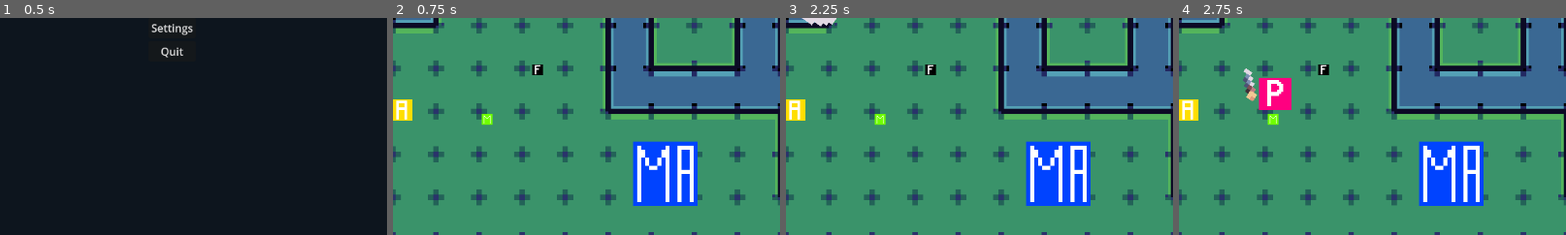
Above: before the commit, frames 1-4 (left to right).
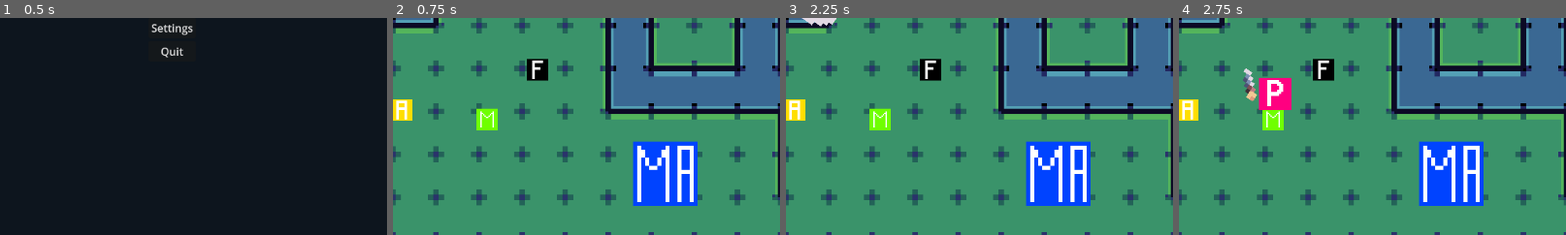
Above: after the commit, the same moments.

Repository: F3rnDev/BrackeysJam2025
Game: Godot game, scene res://Nodes/main_menu.tscn
Two runs of this game, one before a commit and one after it. Both use one fixed random seed, a clock stepped at 60 frames per second and the inputs below.
Inputs (mouse positions are % of the whole screen's width and height, from its top left):
- Up to frame 1 (0.5 s): no input
- Up to frame 2 (0.75 s): click "Play" at 0.5 s
- Up to frame 3 (2.25 s): tap Enter at 1.25 s; move the mouse to (72, 45) at 1.27 s; press the mouse at (72, 45) at 1.28 s; hold D (Right) 1.28-2.03 s; move the mouse to (30, 55) at 2.02 s; release the mouse at (30, 55) at 2.03 s; hold S (Down) from 2.03 s (still down); click (30, 55) at 2.1 s
- Up to frame 4 (2.75 s): keep holding S (Down)
The pictures show only the part of the screen within x 28-78%, y 48-98%; the shares and areas given below are measured in that part.

Frame 1 is identical in both runs. In frame 2, 1.0% of the frame differs, in the area x 21-41%, y 18-52%; in frame 3, 1.0%; in frame 4, 1.0%.

Commit message:
[Reimport] Placeholder ant, fly

Diff:
--- a/Nodes/Enemys/ant.tscn
+++ b/Nodes/Enemys/ant.tscn
@@ -3,7 +3,7 @@
 [ext_resource type="Texture2D" uid="uid://cisst2g178oqn" path="res://Assets/Images/Placeholders/placeholder_ant.png" id="1_ht5vo"]
 
 [sub_resource type="RectangleShape2D" id="RectangleShape2D_p4cfa"]
-size = Vector2(16, 16)
+size = Vector2(32, 32)
 
 [node name="Ant" type="CharacterBody2D"]
 collision_layer = 2
--- a/Nodes/Enemys/fly.tscn
+++ b/Nodes/Enemys/fly.tscn
@@ -3,7 +3,7 @@
 [ext_resource type="Texture2D" uid="uid://d28m77y2c41cq" path="res://Assets/Images/Placeholders/placeholder_fly.png" id="1_tiy8n"]
 
 [sub_resource type="RectangleShape2D" id="RectangleShape2D_6xoox"]
-size = Vector2(16, 16)
+size = Vector2(32, 32)
 
 [node name="Fly" type="CharacterBody2D"]
 collision_layer = 2
--- /dev/null
+++ b/Nodes/level_layout.tscn
@@ -0,0 +1,196 @@
+[gd_scene load_steps=4 format=3 uid="uid://cgtuxa8appj5a"]
+
+[ext_resource type="Texture2D" uid="uid://cewitncnvvtmo" path="res://Assets/Images/Tilemap.png" id="1_rxbj8"]
+
+[sub_resource type="TileSetAtlasSource" id="TileSetAtlasSource_rxbj8"]
+texture = ExtResource("1_rxbj8")
+texture_region_size = Vector2i(64, 64)
+0:0/0 = 0
+0:0/0/terrain_set = 0
+0:0/0/terrain = 0
+0:0/0/terrains_peering_bit/right_side = 0
+0:0/0/terrains_peering_bit/bottom_side = 0
+1:0/0 = 0
+1:0/0/terrain_set = 0
+1:0/0/terrain = 0
+1:0/0/terrains_peering_bit/right_side = 0
+1:0/0/terrains_peering_bit/bottom_side = 0
+1:0/0/terrains_peering_bit/left_side = 0
+2:0/0 = 0
+2:0/0/terrain_set = 0
+2:0/0/terrain = 0
+2:0/0/terrains_peering_bit/bottom_side = 0
+2:0/0/terrains_peering_bit/left_side = 0
+3:0/0 = 0
+3:0/0/terrain_set = 0
+3:0/0/terrain = 0
+3:0/0/terrains_peering_bit/bottom_side = 0
+4:0/0 = 0
+4:0/0/terrain_set = 0
+4:0/0/terrain = 1
+4:0/0/physics_layer_0/polygon_0/points = PackedVector2Array(-32, 32, -32, -32, 32, -32, 32, 32)
+4:0/0/terrains_peering_bit/right_side = 1
+4:0/0/terrains_peering_bit/bottom_side = 1
+5:0/0 = 0
+5:0/0/terrain_set = 0
+5:0/0/terrain = 1
+5:0/0/physics_layer_0/polygon_0/points = PackedVector2Array(-32, 32, -32, -32, 32, -32, 32, 32)
+5:0/0/terrains_peering_bit/right_side = 1
+5:0/0/terrains_peering_bit/bottom_side = 1
+5:0/0/terrains_peering_bit/left_side = 1
+6:0/0 = 0
+6:0/0/terrain_set = 0
+6:0/0/terrain = 1
+6:0/0/physics_layer_0/polygon_0/points = PackedVector2Array(-32, 32, -32, -32, 32, -32, 32, 32)
+6:0/0/terrains_peering_bit/bottom_side = 1
+6:0/0/terrains_peering_bit/left_side = 1
+7:0/0 = 0
+7:0/0/terrain_set = 0
+7:0/0/terrain = 1
+7:0/0/physics_layer_0/polygon_0/points = PackedVector2Array(-32, 32, -32, -32, 32, -32, 32, 32)
+7:0/0/terrains_peering_bit/bottom_side = 1
+0:1/0 = 0
+0:1/0/terrain_set = 0
+0:1/0/terrain = 0
+0:1/0/terrains_peering_bit/right_side = 0
+0:1/0/terrains_peering_bit/bottom_side = 0
+0:1/0/terrains_peering_bit/top_side = 0
+1:1/0 = 0
+1:1/0/terrain_set = 0
+1:1/0/terrain = 0
+1:1/0/terrains_peering_bit/right_side = 0
+1:1/0/terrains_peering_bit/bottom_side = 0
+1:1/0/terrains_peering_bit/left_side = 0
+1:1/0/terrains_peering_bit/top_side = 0
+2:1/0 = 0
+2:1/0/terrain_set = 0
+2:1/0/terrain = 0
+2:1/0/terrains_peering_bit/bottom_side = 0
+2:1/0/terrains_peering_bit/left_side = 0
+2:1/0/terrains_peering_bit/top_side = 0
+3:1/0 = 0
+3:1/0/terrain_set = 0
+3:1/0/terrain = 0
+3:1/0/terrains_peering_bit/bottom_side = 0
+3:1/0/terrains_peering_bit/top_side = 0
+4:1/0 = 0
+4:1/0/terrain_set = 0
+4:1/0/terrain = 1
+4:1/0/physics_layer_0/polygon_0/points = PackedVector2Array(-32, 32, -32, -32, 32, -32, 32, 32)
+4:1/0/terrains_peering_bit/right_side = 1
+4:1/0/terrains_peering_bit/bottom_side = 1
+4:1/0/terrains_peering_bit/top_side = 1
+5:1/0 = 0
+5:1/0/terrain_set = 0
+5:1/0/terrain = 1
+5:1/0/physics_layer_0/polygon_0/points = PackedVector2Array(-32, 32, -32, -32, 32, -32, 32, 32)
+5:1/0/terrains_peering_bit/right_side = 1
+5:1/0/terrains_peering_bit/bottom_side = 1
+5:1/0/terrains_peering_bit/left_side = 1
+5:1/0/terrains_peering_bit/top_side = 1
+6:1/0 = 0
+6:1/0/terrain_set = 0
+6:1/0/terrain = 1
+6:1/0/physics_layer_0/polygon_0/points = PackedVector2Array(-32, 32, -32, -32, 32, -32, 32, 32)
+6:1/0/terrains_peering_bit/bottom_side = 1
+6:1/0/terrains_peering_bit/left_side = 1
+6:1/0/terrains_peering_bit/top_side = 1
+7:1/0 = 0
+7:1/0/terrain_set = 0
+7:1/0/terrain = 1
+7:1/0/physics_layer_0/polygon_0/points = PackedVector2Array(-32, 32, -32, -32, 32, -32, 32, 32)
+7:1/0/terrains_peering_bit/bottom_side = 1
+7:1/0/terrains_peering_bit/top_side = 1
+0:2/0 = 0
+0:2/0/terrain_set = 0
+0:2/0/terrain = 0
+0:2/0/terrains_peering_bit/right_side = 0
+0:2/0/terrains_peering_bit/top_side = 0
+1:2/0 = 0
+1:2/0/terrain_set = 0
+1:2/0/terrain = 0
+1:2/0/terrains_peering_bit/right_side = 0
+1:2/0/terrains_peering_bit/left_side = 0
+1:2/0/terrains_peering_bit/top_side = 0
+2:2/0 = 0
+2:2/0/terrain_set = 0
+2:2/0/terrain = 0
+2:2/0/terrains_peering_bit/left_side = 0
+2:2/0/terrains_peering_bit/top_side = 0
+3:2/0 = 0
+3:2/0/terrain_set = 0
+3:2/0/terrain = 0
+3:2/0/terrains_peering_bit/top_side = 0
+4:2/0 = 0
+4:2/0/terrain_set = 0
+4:2/0/terrain = 1
+4:2/0/physics_layer_0/polygon_0/points = PackedVector2Array(-32, 32, -32, -32, 32, -32, 32, 32)
+4:2/0/terrains_peering_bit/right_side = 1
+4:2/0/terrains_peering_bit/top_side = 1
+5:2/0 = 0
+5:2/0/terrain_set = 0
+5:2/0/terrain = 1
+5:2/0/physics_layer_0/polygon_0/points = PackedVector2Array(-32, 32, -32, -32, 32, -32, 32, 32)
+5:2/0/terrains_peering_bit/right_side = 1
+5:2/0/terrains_peering_bit/left_side = 1
+5:2/0/terrains_peering_bit/top_side = 1
+6:2/0 = 0
+6:2/0/terrain_set = 0
+6:2/0/terrain = 1
+6:2/0/physics_layer_0/polygon_0/points = PackedVector2Array(-32, 32, -32, -32, 32, -32, 32, 32)
+6:2/0/terrains_peering_bit/left_side = 1
+6:2/0/terrains_peering_bit/top_side = 1
+7:2/0 = 0
+7:2/0/terrain_set = 0
+7:2/0/terrain = 1
+7:2/0/physics_layer_0/polygon_0/points = PackedVector2Array(-32, 32, -32, -32, 32, -32, 32, 32)
+7:2/0/terrains_peering_bit/top_side = 1
+0:3/0 = 0
+0:3/0/terrain_set = 0
+0:3/0/terrain = 0
+0:3/0/terrains_peering_bit/right_side = 0
+1:3/0 = 0
+1:3/0/terrain_set = 0
+1:3/0/terrain = 0
+1:3/0/terrains_peering_bit/right_side = 0
+1:3/0/terrains_peering_bit/left_side = 0
+2:3/0 = 0
+2:3/0/terrain_set = 0
+2:3/0/terrain = 0
+2:3/0/terrains_peering_bit/left_side = 0
+3:3/0 = 0
+3:3/0/terrain_set = 0
+3:3/0/terrain = 0
+4:3/0 = 0
+4:3/0/terrain_set = 0
+4:3/0/terrain = 1
+4:3/0/physics_layer_0/polygon_0/points = PackedVector2Array(-32, 32, -32, -32, 32, -32, 32, 32)
+4:3/0/terrains_peering_bit/right_side = 1
+5:3/0 = 0
+5:3/0/terrain_set = 0
+5:3/0/terrain = 1
+5:3/0/physics_layer_0/polygon_0/points = PackedVector2Array(-32, 32, -32, -32, 32, -32, 32, 32)
+5:3/0/terrains_peering_bit/right_side = 1
+5:3/0/terrains_peering_bit/left_side = 1
+6:3/0 = 0
+6:3/0/terrain_set = 0
+6:3/0/terrain = 1
+6:3/0/physics_layer_0/polygon_0/points = PackedVector2Array(-32, 32, -32, -32, 32, -32, 32, 32)
+6:3/0/terrains_peering_bit/left_side = 1
+7:3/0 = 0
+7:3/0/terrain_set = 0
+7:3/0/terrain = 1
+7:3/0/physics_layer_0/polygon_0/points = PackedVector2Array(-32, 32, -32, -32, 32, -32, 32, 32)
+
+[sub_resource type="TileSet" id="TileSet_4jdsg"]
+tile_size = Vector2i(64, 64)
+physics_layer_0/collision_layer = 1
+terrain_set_0/mode = 0
+terrain_set_0/terrain_0/name = "floor"
+terrain_set_0/terrain_0/color = Color(0.133443, 0.369665, 0.261106, 1)
+terrain_set_0/terrain_1/name = "wall"
+terrain_set_0/terrain_1/color = Color(0.162201, 0.307555, 0.442874, 1)
+sources/0 = SubResource("TileSetAtlasSource_rxbj8")
+
+[node name="LevelLayout" type="TileMapLayer"]
+tile_set = SubResource("TileSet_4jdsg")
--- a/project.godot
+++ b/project.godot
@@ -11,7 +11,7 @@
 [application]
 
 config/name="Brackeys Game Jam"
-run/main_scene="uid://c2ll31phwqxxp"
+run/main_scene="uid://dtul3xn0156ts"
 config/features=PackedStringArray("4.4", "Forward Plus")
 config/icon="res://icon.svg"
 
Binary file changed: Assets/Images/Placeholders/placeholder_ant.png
Binary file changed: Assets/Images/Placeholders/placeholder_fly.png
Not shown: 1 places in Nodes/main_menu.tscn that only renumber resources
